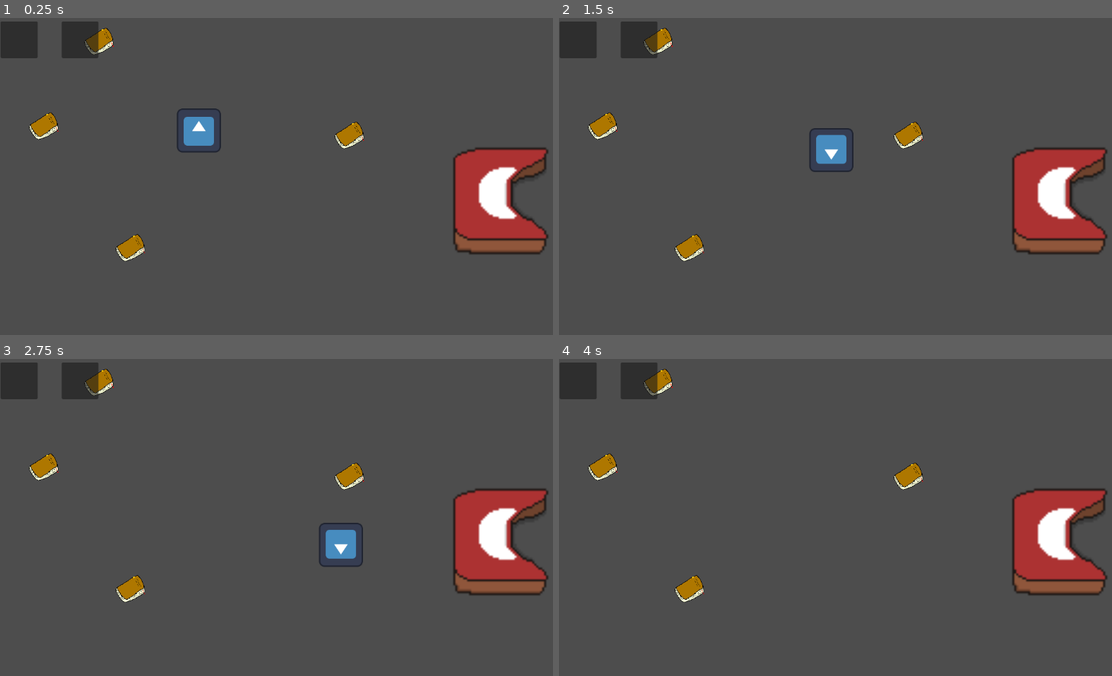
Above: before the commit, frames 1-4 (two rows, left to right).
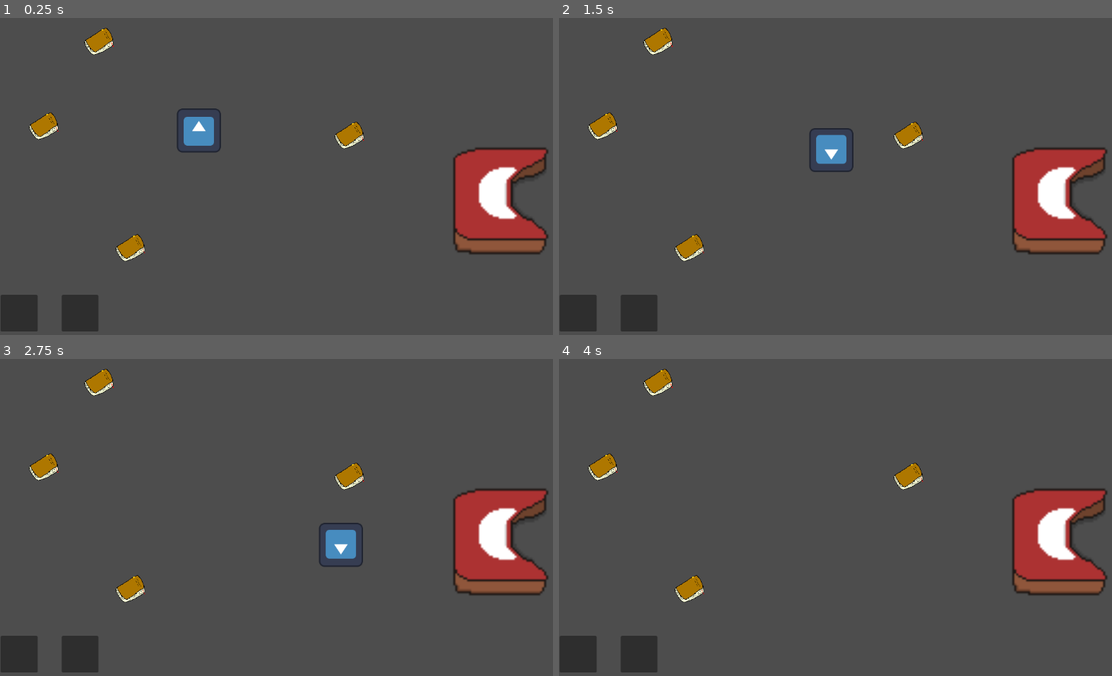
Above: after the commit, the same moments.

Repository: UrtaroPrograms/Library-of-Doppelgangers
Game: Godot game, scene res://Escenas/escena_testeo.tscn
The game is run twice, just before and just after one commit, with the same random seed, the same clock (stepped at 60 frames per second) and the same inputs. The engine's default icon, where the game draws it, is replaced by a stand-in: a white triangle on a blue panel in a dark square.
Inputs:
- Up to frame 1 (0.25 s): no input
- Up to frame 2 (1.5 s): tap Enter at 0.5 s; hold Right (move_right) 0.53-1.28 s; tap Z (Interact) at 0.6, 1.35 s; hold Down (move_down) from 1.28 s (still down)
- Up to frame 3 (2.75 s): release Down (move_down) at 2.03 s; hold Right (move_right) from 2.03 s (still down); tap Z (Interact) at 2.1 s
- Up to frame 4 (4 s): release Right (move_right) at 2.78 s; hold Up (move_up) 2.78-3.53 s; tap Z (Interact) at 2.85, 3.6 s; tap Space at 3.5 s; hold Left (move_left) from 3.53 s (still down)

The runs differ from the first frame. In frame 1, 3.0% of the frame differs, in the area x 0-18%, y 1-99%; in frame 2, 3.0%; in frame 3, 3.0%; in frame 4, 3.0%.

Commit message:
Arreglado un error durante del proceso de cambio de rama en el cual el inventario se reemplazó por una versión incompleta de sí mismo y tuvo que ser restaurado.

Diff:
--- a/library-of-doppelgangers/Escenas/escena_testeo.tscn
+++ b/library-of-doppelgangers/Escenas/escena_testeo.tscn
@@ -36,7 +36,7 @@
 longitud = "Corto"
 tematica = "Tragedia"
 
-[node name="Inventario" parent="." unique_id=52916187 instance=ExtResource("3_im4fa")]
+[node name="Inventario" parent="." unique_id=52916187 groups=["Inventario"] instance=ExtResource("3_im4fa")]
 
 [node name="Escritorio" parent="." unique_id=1145544049 instance=ExtResource("4_5n0i8")]
 position = Vector2(926, 288)
--- a/library-of-doppelgangers/Personaje_Jugable/Inventario/inventario.tscn
+++ b/library-of-doppelgangers/Personaje_Jugable/Inventario/inventario.tscn
@@ -16,9 +16,9 @@
 layout_direction = 2
 layout_mode = 0
 offset_left = -11.0
-offset_top = 7.0
+offset_top = 566.0
 offset_right = 65.0
-offset_bottom = 82.0
+offset_bottom = 641.0
 script = ExtResource("2_r7ghh")
 
 [node name="TextureRect" type="TextureRect" parent="Slot1" unique_id=1406306829]
@@ -46,9 +46,9 @@
 layout_direction = 2
 layout_mode = 0
 offset_left = 114.0
-offset_top = 7.0
+offset_top = 566.0
 offset_right = 189.0
-offset_bottom = 82.0
+offset_bottom = 641.0
 script = ExtResource("2_r7ghh")
 
 [node name="TextureRect" type="TextureRect" parent="Slot2" unique_id=1087307077]
--- a/library-of-doppelgangers/project.godot
+++ b/library-of-doppelgangers/project.godot
@@ -18,6 +18,7 @@
 [global_group]
 
 Escenas=""
+Inventario=""
 
 [input]
 
